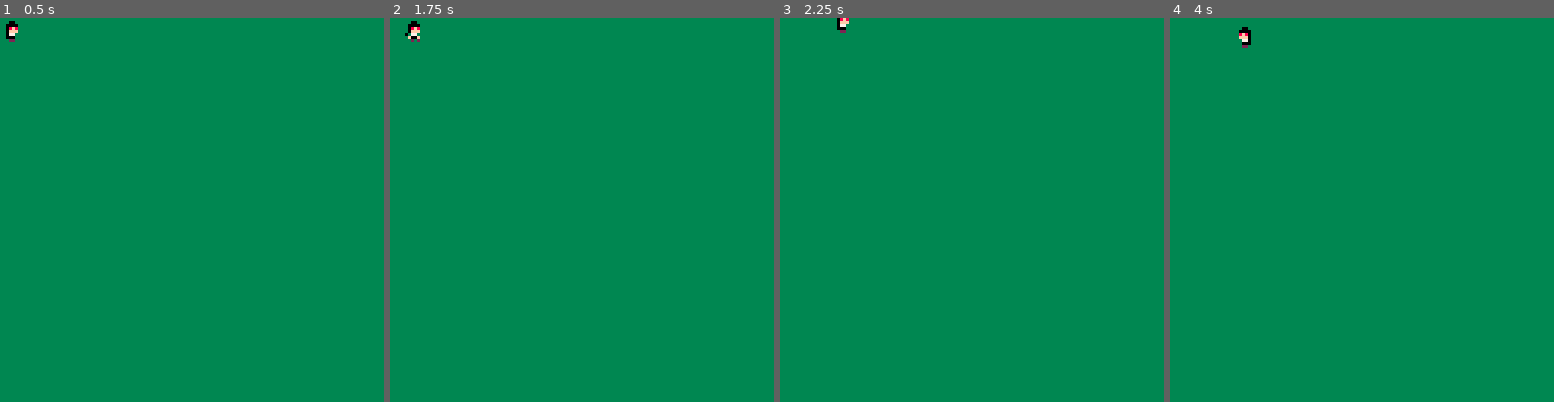
Above: before the commit, frames 1-4 (left to right).
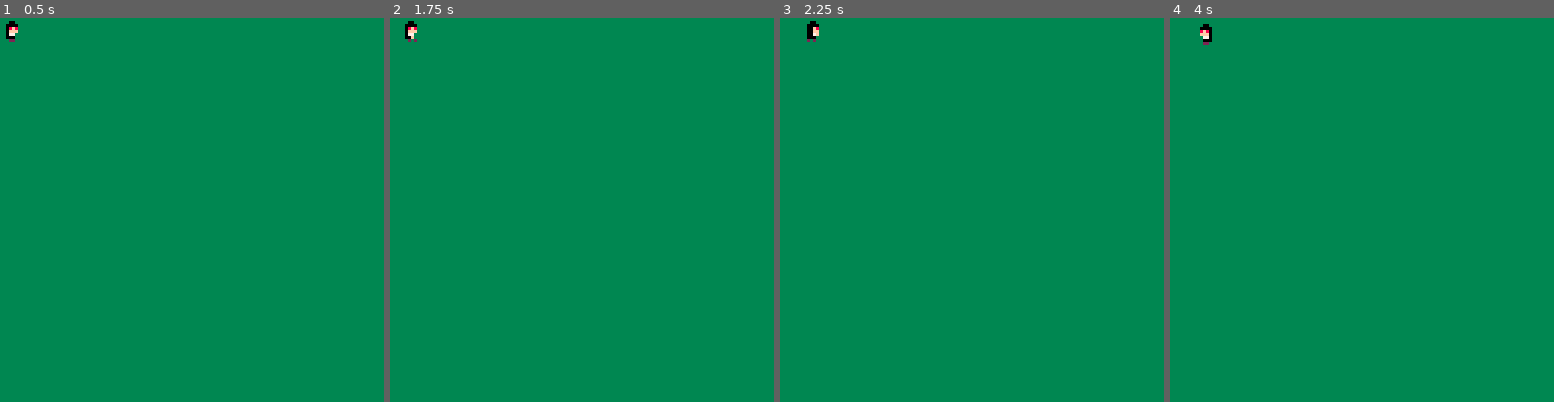
Above: after the commit, the same moments.

Repository: lockfeint/pico-lab
Game: PICO-8 cartridge prototype-1/prototype1.p8
The game is run twice, just before and just after one commit, with the same random seed, the same clock (stepped at 60 frames per second) and the same inputs.
Inputs:
- Up to frame 1 (0.5 s): tap X (X key) at 0.33 s
- Up to frame 2 (1.75 s): tap O (Z key) at 0.7, 1.7 s; tap X (X key) at 1.07 s; hold Right from 1.6 s (still down)
- Up to frame 3 (2.25 s): tap X (X key) at 1.85 s; release Right at 2.1 s; tap O (Z key) at 2.1 s; hold Up from 2.15 s (still down)
- Up to frame 4 (4 s): release Up at 2.42 s; hold Right 2.47-3.03 s; tap O (Z key) every 0.4 s from 2.5 to 3.7 s; tap X (X key) at 2.97 s; hold Left 3.08-3.58 s; hold Down 3.63-3.97 s

Frame 1 is identical in both runs. In frame 2, 0.1% of the frame differs, in the area x 3-8%, y 0-7%; in frame 3, 0.2%; in frame 4, 0.3%, in the area x 7-22%, y 1-8%.

Commit message:
Feature: Normal Attack

Diff:
--- a/prototype-1/prototype1.p8
+++ b/prototype-1/prototype1.p8
@@ -3,6 +3,7 @@
 __lua__
 --prototype 1
 --by lockfeint
+#include src/utils.lua
 #include src/player.lua
 #include src/main.lua
 
--- a/prototype-1/src/player.lua
+++ b/prototype-1/src/player.lua
@@ -4,11 +4,15 @@
   y = 0,
   facing = 'right',
   action = 'idle',
+  animation_lock = false,
+  action_combo = {},
 
   init = function(self)
     self.spr = 1
     self.x = 0
     self.y = 0
+    animation_lock = false
+    action_combo = {}
   end,
 
   move = function(self, action, direction)
@@ -33,13 +37,31 @@
     end
   end,
 
+  attack = function(self)
+    if contains(self.action_combo, 'p2') then
+      add(self.action_combo, 'p3')
+    elseif contains(self.action_combo, 'p1') then
+      add(self.action_combo, 'p2')
+    else
+      self.action = 'attack'
+      add(self.action_combo, 'p1')
+      self.animation_lock = true
+    end
+  end,
+
   control = function(self)
     local move_action = 'walk'
 
-    self.action = 'idle'
+    if btnp(4) then
+      self:attack()
+    elseif btn(5) then
+      move_action = 'run'
+    end
 
-    if btn(5) then
-      move_action = 'run'
+    if self.animation_lock then
+      return
+    else
+      self.action = 'idle'
     end
 
     if btn(0) then
@@ -55,14 +77,31 @@
   end,
 
   animate = function(self)
-    self.spr += 0.25
     if self.action == 'walk' then
+      self.spr += 0.25
       if self.spr >= 4 then
         self.spr = 2
       end
     elseif self.action == 'run' then
+      self.spr += 0.25
       if self.spr >= 10 then
         self.spr = 5
+      end
+    elseif self.action == 'attack' then
+      local end_spr = 13
+      if contains(self.action_combo, 'p3') then
+        end_spr = 24
+      elseif contains(self.action_combo, 'p2') then
+        end_spr = 15
+      end
+      if self.spr < 10 then
+        self.spr = 10
+      end
+      self.spr += 0.40
+      if self.spr >= end_spr then
+        self.spr = 1
+        self.action_combo = {}
+        self.animation_lock = false
       end
     else
       self.spr = 1
--- a/prototype-1/src/utils.lua
+++ b/prototype-1/src/utils.lua
@@ -0,0 +1,8 @@
+function contains(tbl, str)
+  for v in all(tbl) do
+    if v == str then
+      return true
+    end
+  end
+  return false
+end
Not shown, changed: 145 lines of the sprite sheet (__gfx__) section of prototype-1/prototype1.p8
Not shown, changed: the thumbnail (__label__) section of prototype-1/prototype1.p8
